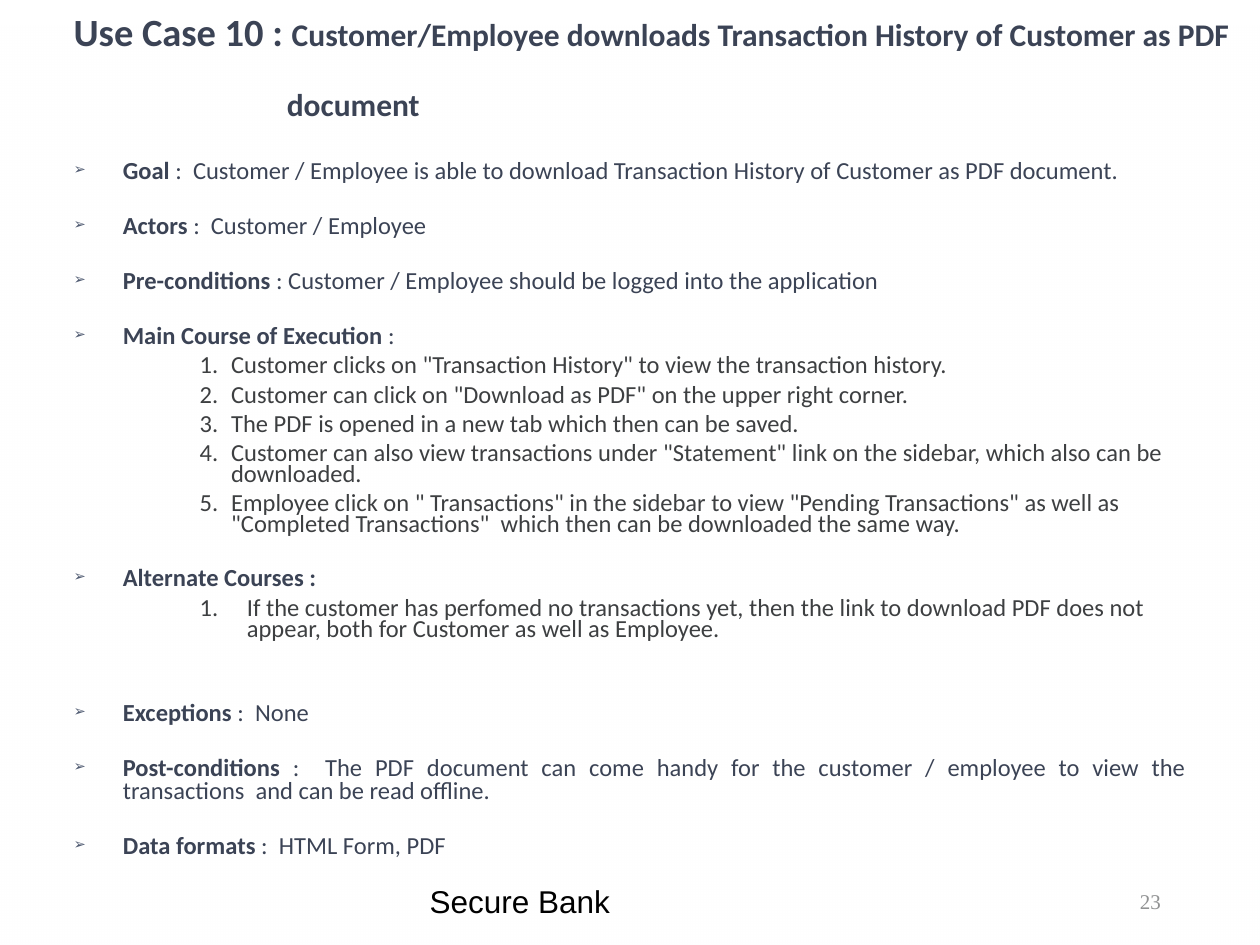
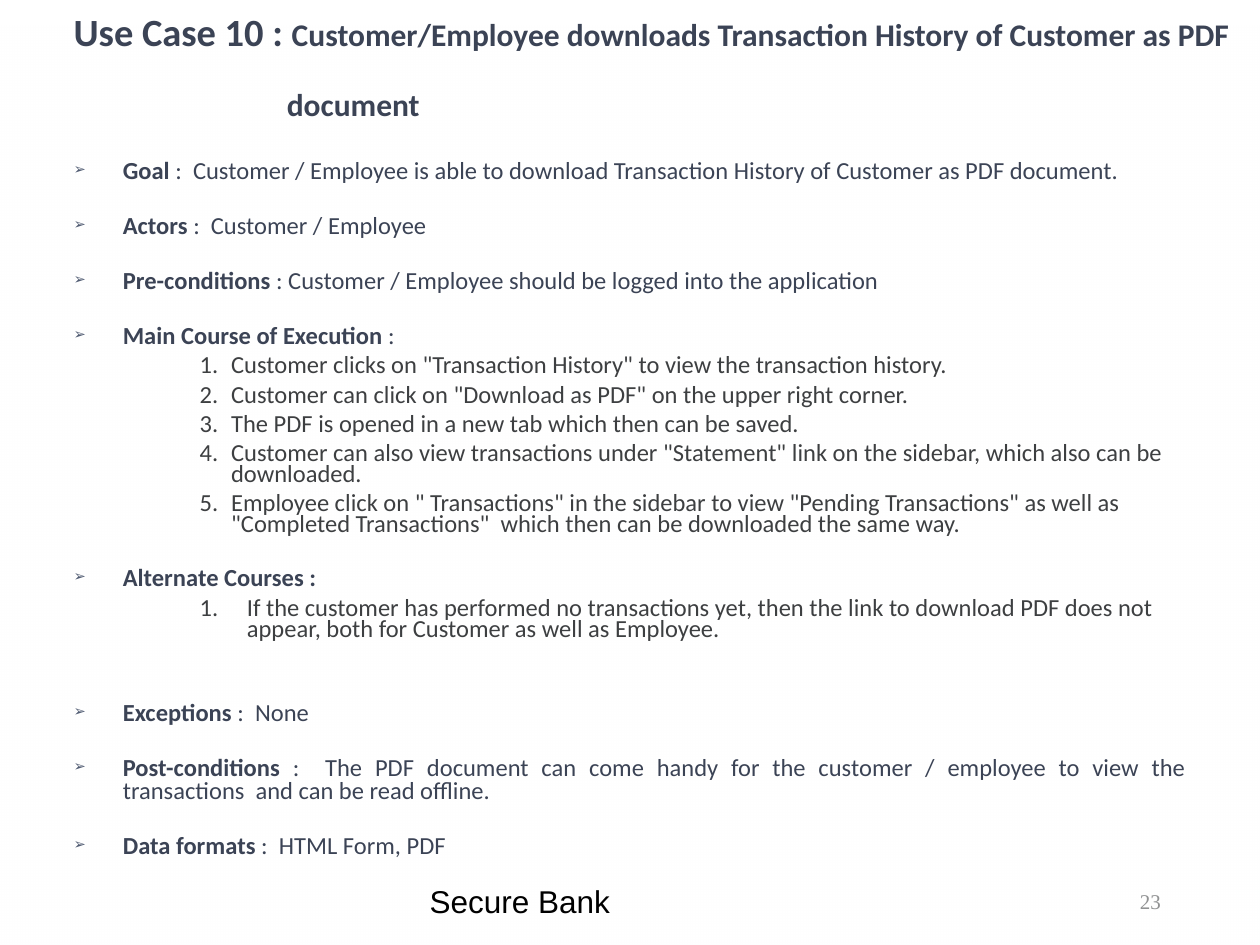
Before and after one commit to kwuerl/secure-coding-team-8, a slide deck: slide 23 of presentations/Phase3.ppt. Drawn at 1260x945 pixels with LibreOffice and Linux fonts; fonts in the diff are those of the drawing; background and template pictures are left out. Boxes give left, top, right and bottom in pixels: in the first picture for what was removed or moved away, otherwise in the second. Text is boxed around its words. In the diff, an @@ line names an element or a change of style, - is before the commit and + after.

Commit message:
ppt - corrected spelling mistakes

```diff
--- a/presentations/Phase3.ppt
+++ b/presentations/Phase3.ppt
@@ text at (247,599,1152,641): text changed @@
-    1. If the customer has perfomed no transactions yet, then the link to download PDF does not appear, both for Customer as well as Employee.
+    1. If the customer has performed no transactions yet, then the link to download PDF does not appear, both for Customer as well as Employee.
```
Also in this commit, not shown: 3 other slides changed.
